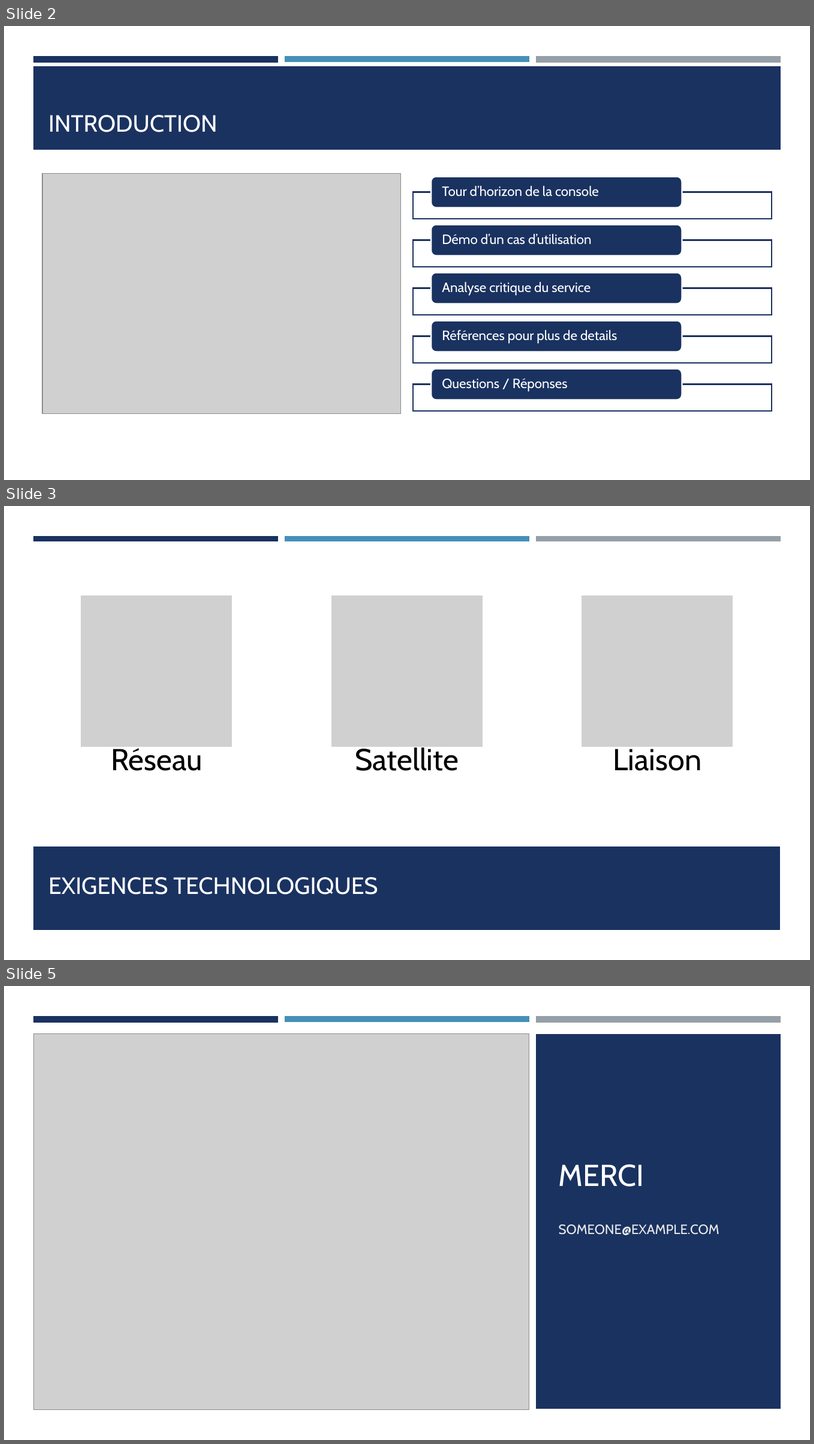
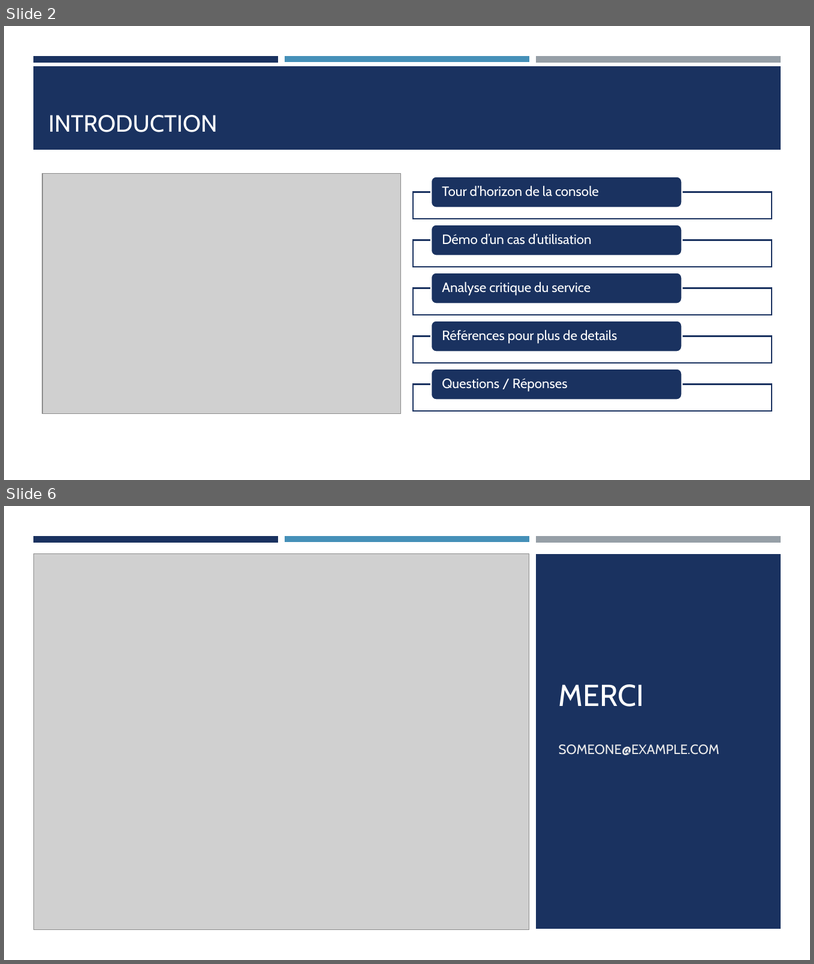
Before and after one commit to Jmuhleman/pw_CLD, a slide deck: workshop/AWS Comprehend.odp. Shown one above the other, each under a label of ours: slides 2, 3 and 5 before the commit, slides 2 and 6 after it; the slides between them are not shown. The pictures are 814x1444 and 814x964 pixels, drawn with LibreOffice and Linux fonts; fonts in the diff are those of the drawing; grey boxes stand for pictures. Boxes give left, top, right and bottom in pixels: in the first picture for what was removed or moved away, otherwise in the second. Text is boxed around its words. In the diff, an @@ line names an element or a change of style, - is before the commit and + after.

```diff
--- a/workshop/AWS Comprehend.odp
+++ b/workshop/AWS Comprehend.odp
@@ slide 3 removed at <box>4,506,810,960</box>, background #FFFFFF; not listed: 3 template elements that a slide beside it also shows @@
@@ freeform shape removed at <box>4,541,810,960</box> @@
@@ freeform shape removed at <box>33,547,782,625</box> @@
@@ group removed at <box>50,595,764,792</box>: 3 pictures, 3 frees @@
-Réseau
-Satellite
-Liaison
@@ freeform shape removed at <box>33,846,781,930</box> @@
@@ title removed at <box>48,877,378,894</box> @@
-EXIGENCES TECHNOLOGIQUES
@@ what was slide 5 is now slide 6 @@
```
Also in this commit, not shown: 1 slide changed, 3 slides added, 1 other slide removed.
